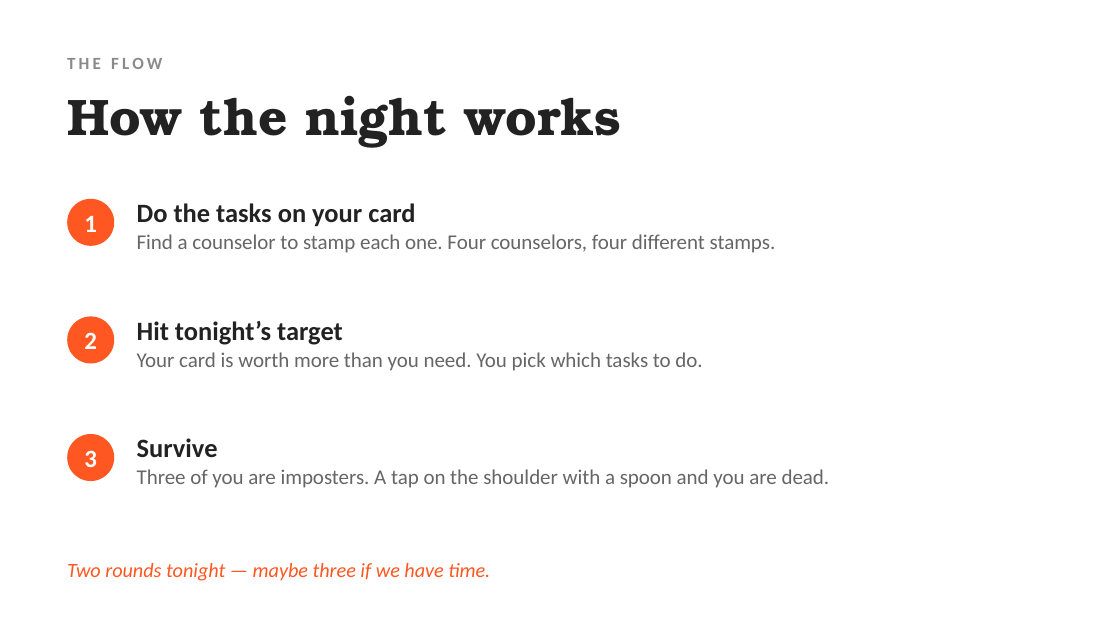
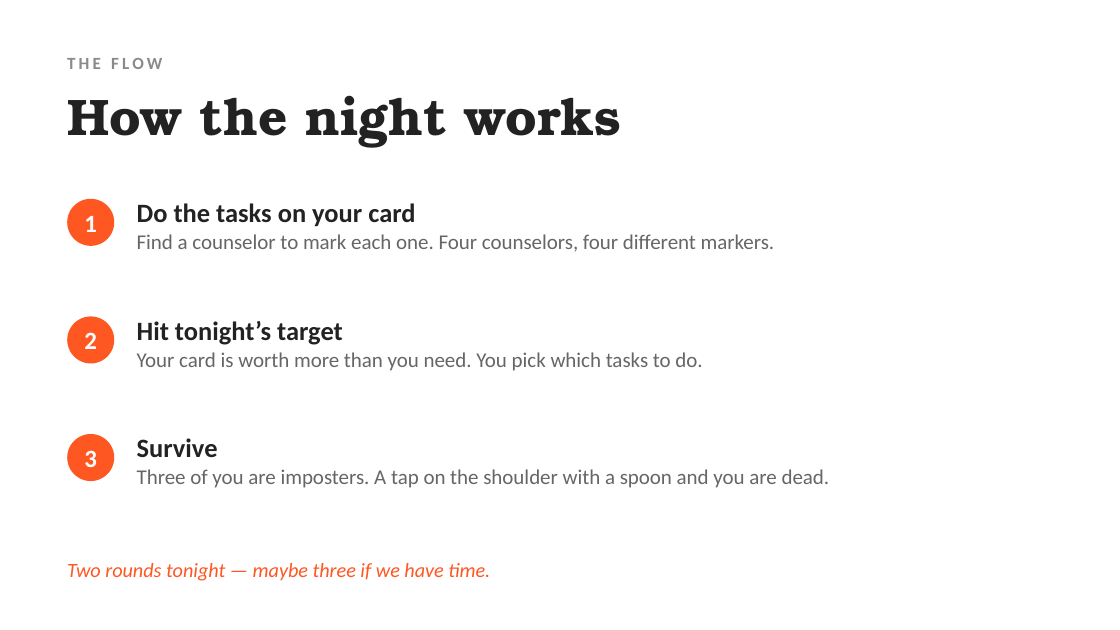
Before and after one commit to vrwarp/wolves-among-us, a slide deck: slide 3 of deck/among-us-footprints.pptx. Drawn at 1120x630 pixels with LibreOffice and Linux fonts; fonts in the diff are those of the drawing. Boxes give left, top, right and bottom in pixels: in the first picture for what was removed or moved away, otherwise in the second. Text is boxed around its words. In the diff, an @@ line names an element or a change of style, - is before the commit and + after.

```diff
--- a/deck/among-us-footprints.pptx
+++ b/deck/among-us-footprints.pptx
@@ text at bbox=[137, 234, 775, 251]: text changed @@
-Find a counselor to stamp each one. Four counselors, four different stamps.
+Find a counselor to mark each one. Four counselors, four different markers.
```
Also in this commit, not shown: 3 other slides changed, 3 other files.
